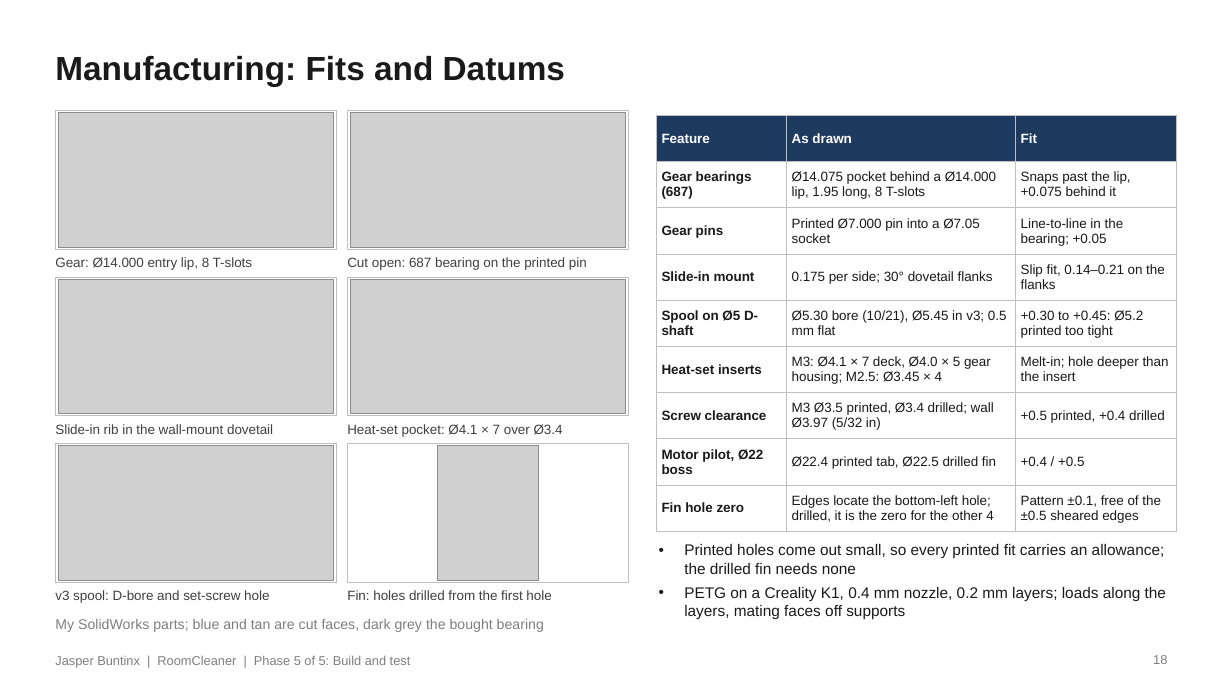
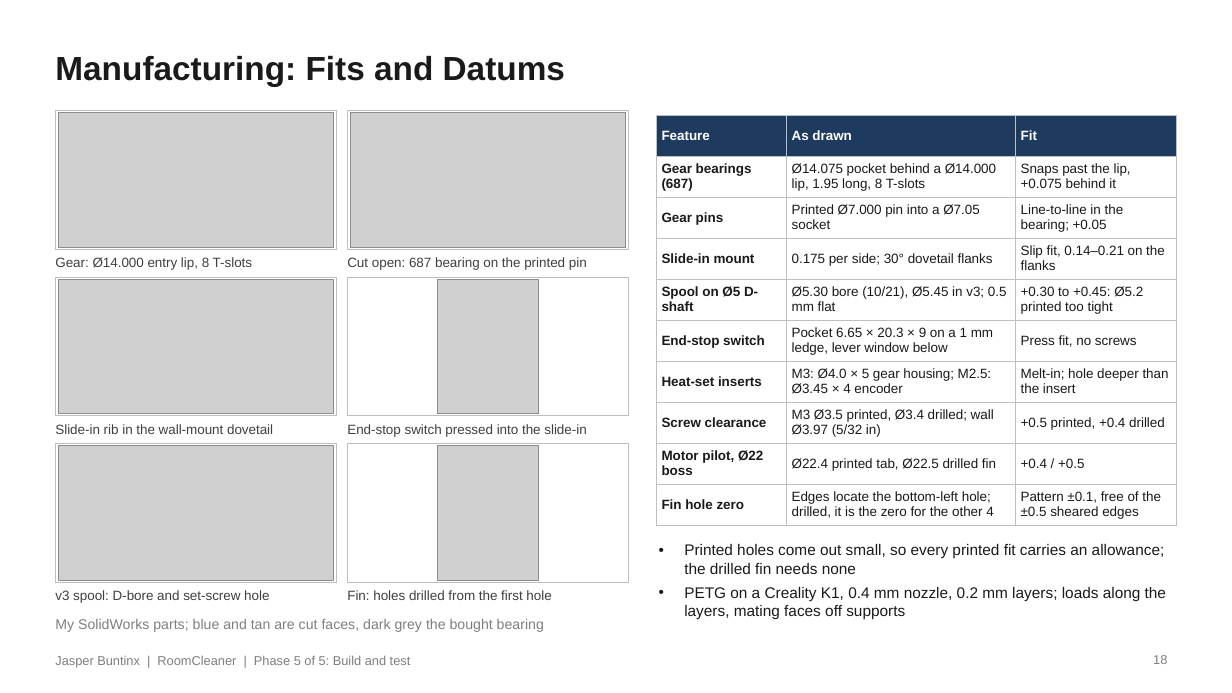
Before and after one commit to Jaspario1199/RoomCleaner, a slide deck: slide 18 of docs/presentation/deck_v8/RoomCleaner_Buntinx_Oct27_v8.pptx. Drawn at 1232x693 pixels with LibreOffice and Linux fonts; fonts in the diff are those of the drawing; grey boxes stand for pictures. Boxes give left, top, right and bottom in pixels: in the first picture for what was removed or moved away, otherwise in the second. Text is boxed around its words. In the diff, an @@ line names an element or a change of style, - is before the commit and + after.

```diff
--- a/docs/presentation/deck_v8/RoomCleaner_Buntinx_Oct27_v8.pptx
+++ b/docs/presentation/deck_v8/RoomCleaner_Buntinx_Oct27_v8.pptx
@@ table at (656, 116, 1177, 523) @@
-row 6: Heat-set inserts | M3: Ø4.1 × 7 deck, Ø4.0 × 5 gear housing; M2.5: Ø3.45 × 4 | Melt-in; hole deeper than the insert
+row 6: End-stop switch | Pocket 6.65 × 20.3 × 9 on a 1 mm ledge, lever window below | Press fit, no screws
+row 7: Heat-set inserts | M3: Ø4.0 × 5 gear housing; M2.5: Ø3.45 × 4 encoder | Melt-in; hole deeper than the insert
@@ picture: place and size @@
-picture at (351, 279, 626, 414)
+picture at (437, 279, 538, 414)
@@ text at (347, 424, 586, 437): text changed @@
-Heat-set pocket: Ø4.1 × 7 over Ø3.4
+End-stop switch pressed into the slide-in
```
Also in this commit, not shown: 3 other slides changed, 11 other files.
